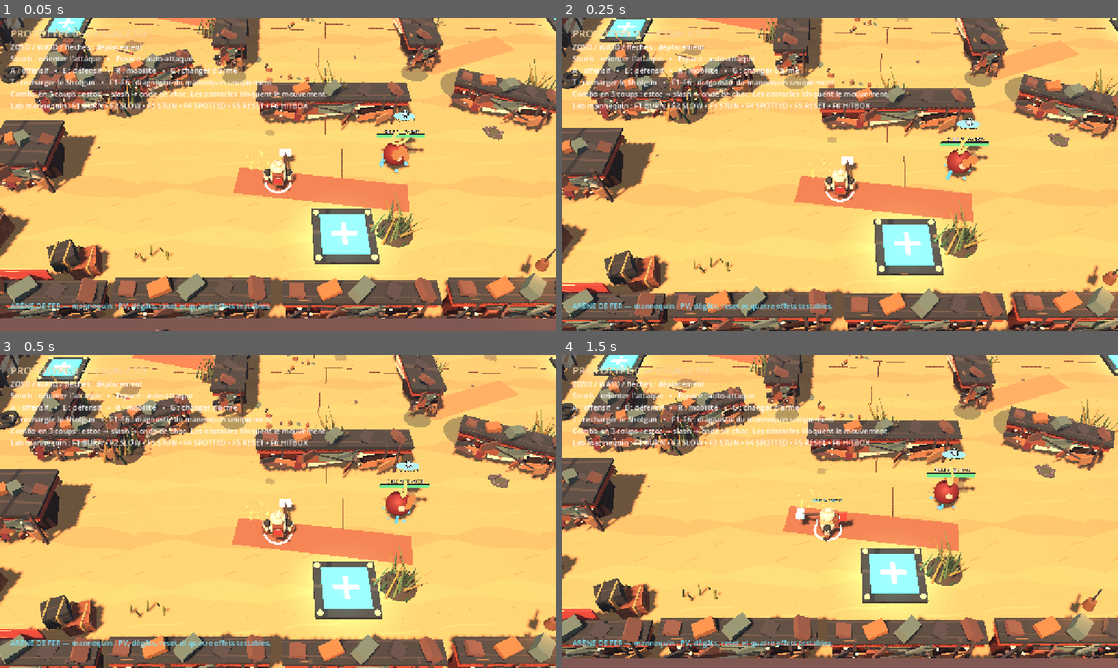
Above: before the commit, frames 1-4 (two rows, left to right).
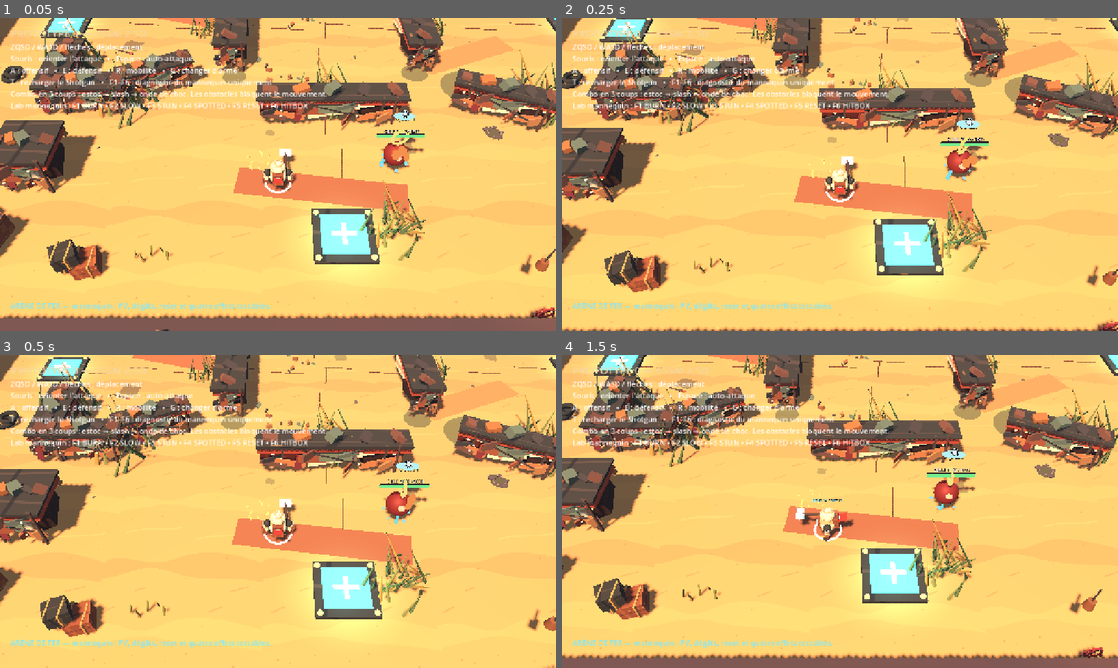
Above: after the commit, the same moments.

Repository: aKoMoses/PROTOTYPE-V0.1
Game: Godot game, scene res://scenes/main.tscn
Same seed, same stepped clock (60 frames per second), same inputs: the game is played once before the commit and once after it.
Inputs (mouse positions are in pixels of both pictures, inside the frame that each line leads up to):
- Up to frame 1 (0.05 s): no input
- Up to frame 2 (0.25 s): no input
- Up to frame 3 (0.5 s): no input
- Up to frame 4 (1.5 s): move the mouse to (962, 495) at 0.52 s; hold D 0.53-1.28 s; hold Q 0.53-1.28 s; click (962, 495) at 0.67 s; tap Space at 0.77 s; move the mouse to (728, 527) at 1.27 s; hold S from 1.28 s (still down); tap Z at 1.35 s

The runs differ from the first frame. In frame 1, 16% of the frame differs, in the area x 0-100%, y 0-96%; in frame 2, 16%, in the area x 0-100%, y 0-100%; in frame 3, 14%; in frame 4, 16%.

Commit message:
Widen arena and enlarge gameplay bushes

Diff:
--- a/scripts/main.gd
+++ b/scripts/main.gd
@@ -77,7 +77,9 @@
 	var ground := MeshInstance3D.new()
 	ground.name = "Ground"
 	var ground_mesh := PlaneMesh.new()
-	ground_mesh.size = Vector2(54.0, 54.0)
+	# Give the combat lanes a little more breathing room before the perimeter
+	# without changing the internal cover layout or spawn distances.
+	ground_mesh.size = Vector2(60.0, 60.0)
 	ground.mesh = ground_mesh
 	ground.material_override = _textured_material(Color.WHITE, 0.98, Color.BLACK, SAND_TEXTURE, Vector3(7.0, 7.0, 7.0))
 	add_child(ground)
@@ -935,27 +937,27 @@
 func _build_scrap_perimeter() -> void:
 	# Invisible continuous limits guarantee containment while the visible wall is
 	# split into battered panels, leaving a more organic scrapyard silhouette.
-	_create_invisible_limit("NorthLimit", Vector3(0.0, 1.5, -26.0), Vector3(52.0, 3.0, 0.8))
-	_create_invisible_limit("SouthLimit", Vector3(0.0, 1.5, 26.0), Vector3(52.0, 3.0, 0.8))
-	_create_invisible_limit("WestLimit", Vector3(-26.0, 1.5, 0.0), Vector3(0.8, 3.0, 52.0))
-	_create_invisible_limit("EastLimit", Vector3(26.0, 1.5, 0.0), Vector3(0.8, 3.0, 52.0))
+	_create_invisible_limit("NorthLimit", Vector3(0.0, 1.5, -29.0), Vector3(58.0, 3.0, 0.8))
+	_create_invisible_limit("SouthLimit", Vector3(0.0, 1.5, 29.0), Vector3(58.0, 3.0, 0.8))
+	_create_invisible_limit("WestLimit", Vector3(-29.0, 1.5, 0.0), Vector3(0.8, 3.0, 58.0))
+	_create_invisible_limit("EastLimit", Vector3(29.0, 1.5, 0.0), Vector3(0.8, 3.0, 58.0))
 	for index in range(7):
-		var offset := -22.0 + float(index) * 7.3
-		_create_scrap_barrier("NorthPanel%d" % index, Vector3(offset, 1.05, -25.1), Vector3(6.6, 2.1 + float(index % 2) * 0.35, 0.86))
-		_create_scrap_barrier("SouthPanel%d" % index, Vector3(-offset, 1.05, 25.1), Vector3(6.6, 2.1 + float((index + 1) % 2) * 0.35, 0.86))
-		_create_scrap_barrier("WestPanel%d" % index, Vector3(-25.1, 1.05, -offset), Vector3(0.86, 2.1 + float(index % 2) * 0.35, 6.6))
-		_create_scrap_barrier("EastPanel%d" % index, Vector3(25.1, 1.05, offset), Vector3(0.86, 2.1 + float((index + 1) % 2) * 0.35, 6.6))
+		var offset := -24.8 + float(index) * 8.27
+		_create_scrap_barrier("NorthPanel%d" % index, Vector3(offset, 1.05, -28.1), Vector3(7.5, 2.1 + float(index % 2) * 0.35, 0.86))
+		_create_scrap_barrier("SouthPanel%d" % index, Vector3(-offset, 1.05, 28.1), Vector3(7.5, 2.1 + float((index + 1) % 2) * 0.35, 0.86))
+		_create_scrap_barrier("WestPanel%d" % index, Vector3(-28.1, 1.05, -offset), Vector3(0.86, 2.1 + float(index % 2) * 0.35, 7.5))
+		_create_scrap_barrier("EastPanel%d" % index, Vector3(28.1, 1.05, offset), Vector3(0.86, 2.1 + float((index + 1) % 2) * 0.35, 7.5))
 	for banner_data in [
-		[Vector3(-15.0, 2.0, -24.45), 0.0], [Vector3(15.0, 2.0, -24.45), 0.0],
-		[Vector3(-15.0, 2.0, 24.45), 0.0], [Vector3(15.0, 2.0, 24.45), 0.0],
-		[Vector3(-24.45, 2.0, -15.0), 90.0], [Vector3(-24.45, 2.0, 15.0), 90.0],
-		[Vector3(24.45, 2.0, -15.0), 90.0], [Vector3(24.45, 2.0, 15.0), 90.0],
+		[Vector3(-17.0, 2.0, -27.45), 0.0], [Vector3(17.0, 2.0, -27.45), 0.0],
+		[Vector3(-17.0, 2.0, 27.45), 0.0], [Vector3(17.0, 2.0, 27.45), 0.0],
+		[Vector3(-27.45, 2.0, -17.0), 90.0], [Vector3(-27.45, 2.0, 17.0), 90.0],
+		[Vector3(27.45, 2.0, -17.0), 90.0], [Vector3(27.45, 2.0, 17.0), 90.0],
 	]:
 		_create_banner(banner_data[0], banner_data[1])
-	_create_perimeter_tower("TowerNorthWest", Vector3(-23.4, 0.0, -23.4), 0.0)
-	_create_perimeter_tower("TowerNorthEast", Vector3(23.4, 0.0, -23.4), 90.0)
-	_create_perimeter_tower("TowerSouthWest", Vector3(-23.4, 0.0, 23.4), -90.0)
-	_create_perimeter_tower("TowerSouthEast", Vector3(23.4, 0.0, 23.4), 180.0)
+	_create_perimeter_tower("TowerNorthWest", Vector3(-26.4, 0.0, -26.4), 0.0)
+	_create_perimeter_tower("TowerNorthEast", Vector3(26.4, 0.0, -26.4), 90.0)
+	_create_perimeter_tower("TowerSouthWest", Vector3(-26.4, 0.0, 26.4), -90.0)
+	_create_perimeter_tower("TowerSouthEast", Vector3(26.4, 0.0, 26.4), 180.0)
 
 
 func _create_scrap_barrier(node_name: String, barrier_position: Vector3, size: Vector3, rotation_y: float = 0.0) -> StaticBody3D:
@@ -1288,12 +1290,13 @@
 	var root := Node3D.new()
 	root.name = node_name
 	root.position = bush_position
-	# These are tall-grass gameplay landmarks, not round bushes: dense blades
-	# create the readable League-like silhouette while staying fully non-colliding.
-	root.scale = Vector3.ONE * bush_scale * 1.35
+	# These are tall-grass gameplay landmarks, not round bushes: broad, dense
+	# blades create a readable League-like silhouette while staying non-colliding.
+	# The slight X/Z asymmetry makes each patch feel like a wind-swept clump.
+	root.scale = Vector3(bush_scale * 1.65, bush_scale * 1.10, bush_scale * 1.55)
 	root.add_to_group("bush_placeholder")
-	root.set_meta("bush_radius", 0.95 * bush_scale)
-	root.set_meta("bush_height", 1.9 * bush_scale)
+	root.set_meta("bush_radius", 1.35 * bush_scale)
+	root.set_meta("bush_height", 2.25 * bush_scale)
 	var colors := [Color("#3d4e2f"), Color("#53613b"), Color("#73703d"), Color("#9a7539")]
 	var blade_meshes: Array[Mesh] = []
 	for color in colors:
@@ -1304,26 +1307,18 @@
 		mesh.radial_segments = 5
 		mesh.material = _material(color, 1.0)
 		blade_meshes.append(mesh)
-	for index in range(18):
+	for index in range(26):
 		var blade := MeshInstance3D.new()
 		blade.mesh = blade_meshes[index % blade_meshes.size()]
-		var angle := TAU * float(index) / 18.0
-		var radius := 0.18 + float(index % 5) * 0.16
-		var blade_height := 0.85 + float(index % 4) * 0.28
+		var angle := TAU * float(index) / 26.0
+		var radius := 0.20 + float(index % 7) * 0.14
+		var blade_height := 0.90 + float(index % 5) * 0.26
 		blade.position = Vector3(cos(angle) * radius, blade_height * 0.5, sin(angle) * radius)
 		blade.scale = Vector3(0.72 + float(index % 3) * 0.18, blade_height, 0.72 + float(index % 2) * 0.20)
 		blade.rotation_degrees = Vector3(float(index % 4) * 8.0, rad_to_deg(angle), -22.0 + float(index % 5) * 11.0)
 		root.add_child(blade)
-	# A dark, broken base makes the grass read as one dense clump from the camera.
-	var base := MeshInstance3D.new()
-	var base_mesh := CylinderMesh.new()
-	base_mesh.top_radius = 0.48
-	base_mesh.bottom_radius = 0.70
-	base_mesh.height = 0.12
-	base.mesh = base_mesh
-	base.material_override = _material(Color("#4a3b2d"), 1.0)
-	base.position.y = 0.06
-	root.add_child(base)
+	# No circular ground decal/base: the grass should grow directly out of the
+	# arena floor, with the surrounding sand texture providing the grounding.
 	add_child(root)
 
 
Not shown, changed: README.md
